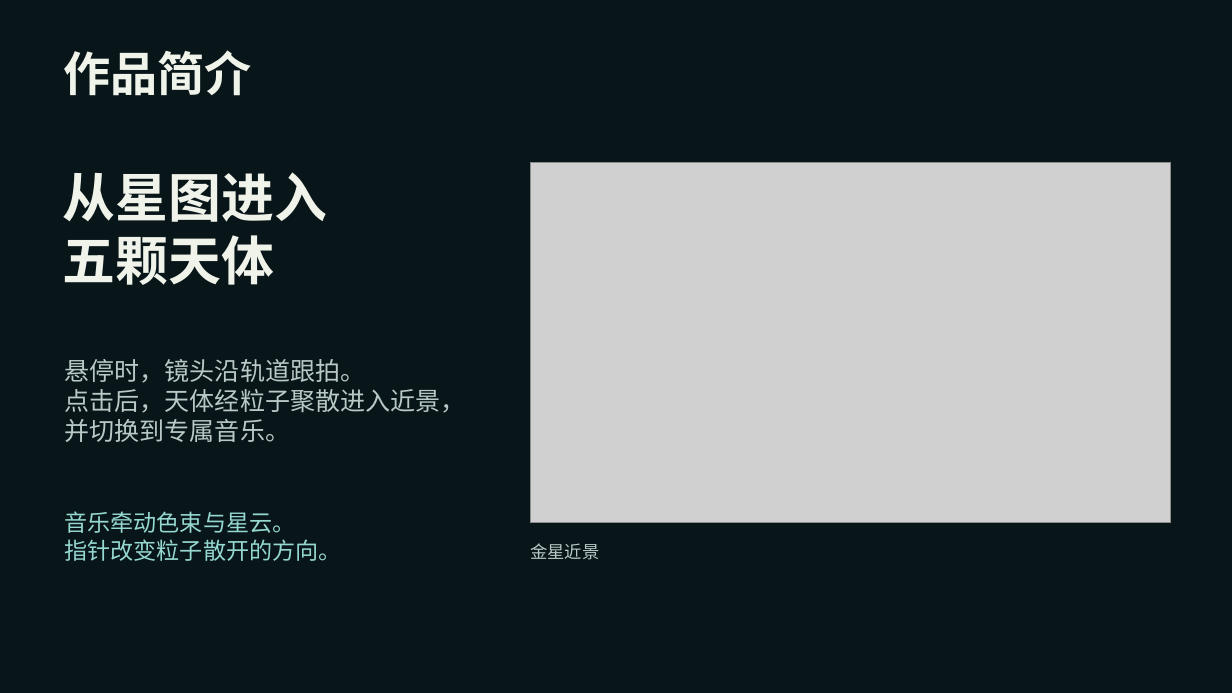
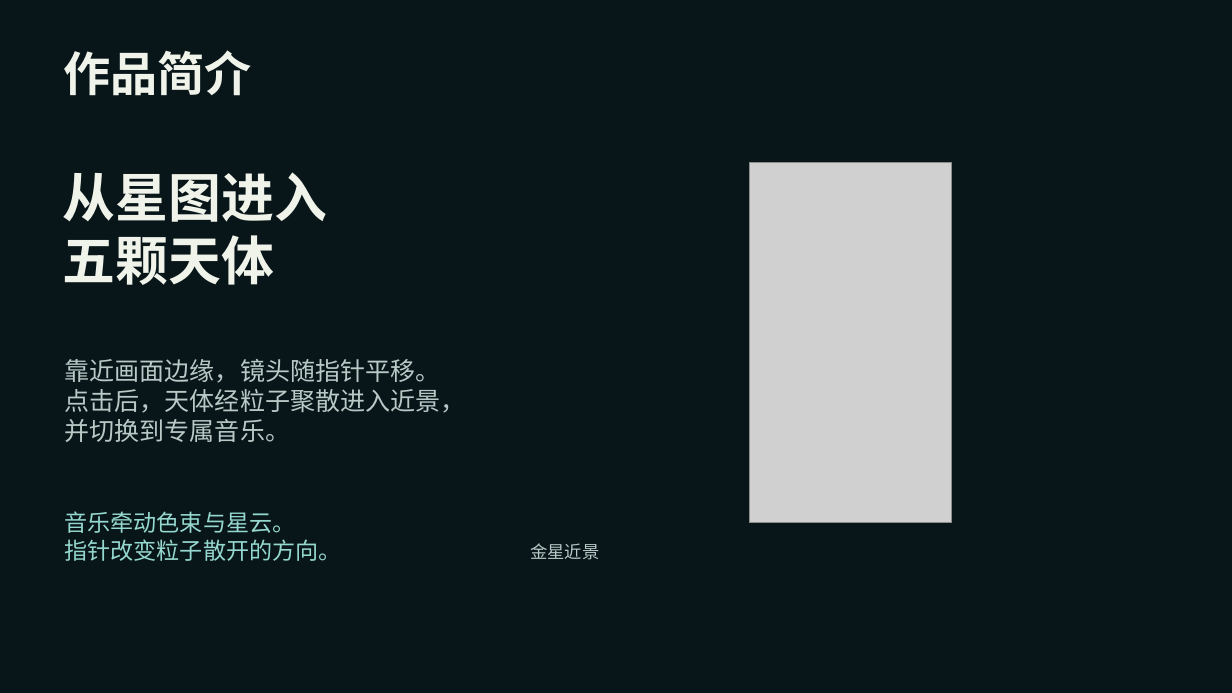
Before and after one commit to toki37644/TD, a slide deck: slide 3 of 深空回声·作品汇报.pptx. Drawn at 1232x693 pixels with LibreOffice and Linux fonts; fonts in the diff are those of the drawing; grey boxes stand for pictures. Boxes give left, top, right and bottom in pixels: in the first picture for what was removed or moved away, otherwise in the second. Text is boxed around its words. In the diff, an @@ line names an element or a change of style, - is before the commit and + after.

```diff
--- a/深空回声·作品汇报.pptx
+++ b/深空回声·作品汇报.pptx
@@ picture: place and size @@
-picture at bbox=[531, 163, 1171, 523]
+picture at bbox=[750, 163, 952, 523]
@@ text at bbox=[64, 359, 440, 383]: text changed @@
-悬停时，镜头沿轨道跟拍。
+靠近画面边缘，镜头随指针平移。
```
Also in this commit, not shown: 6 other slides changed, 13 other files.
